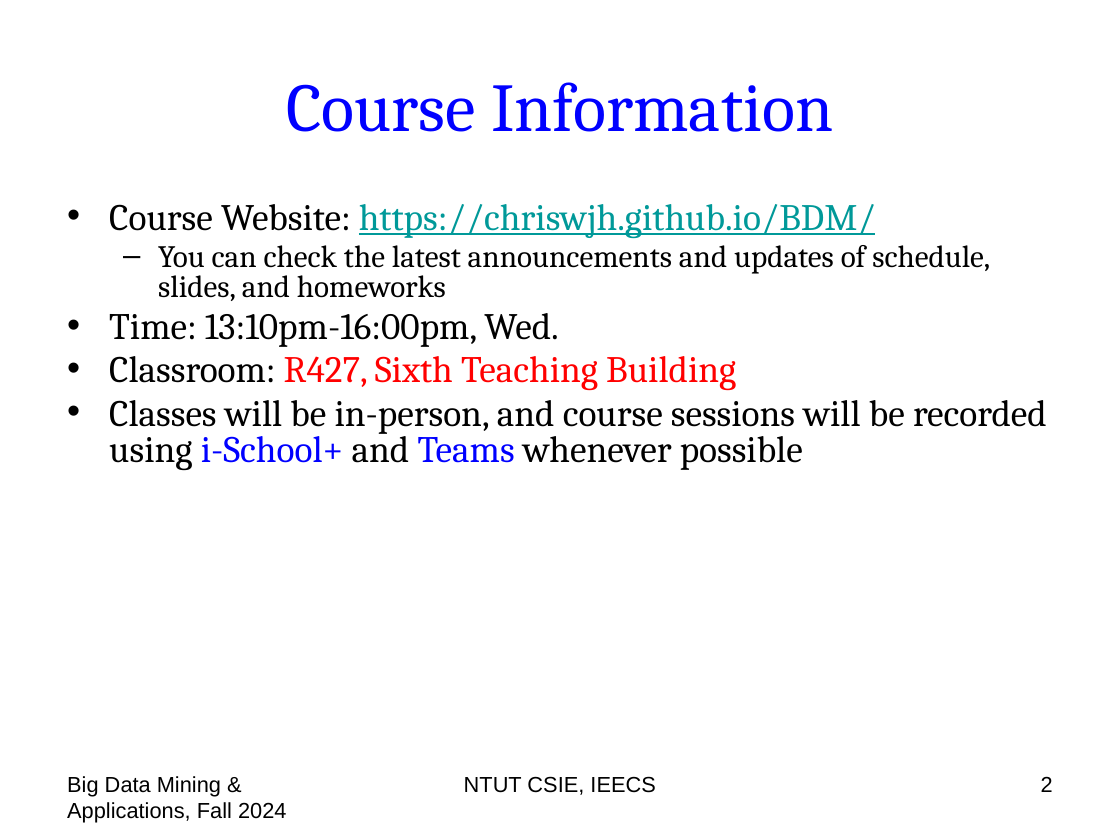
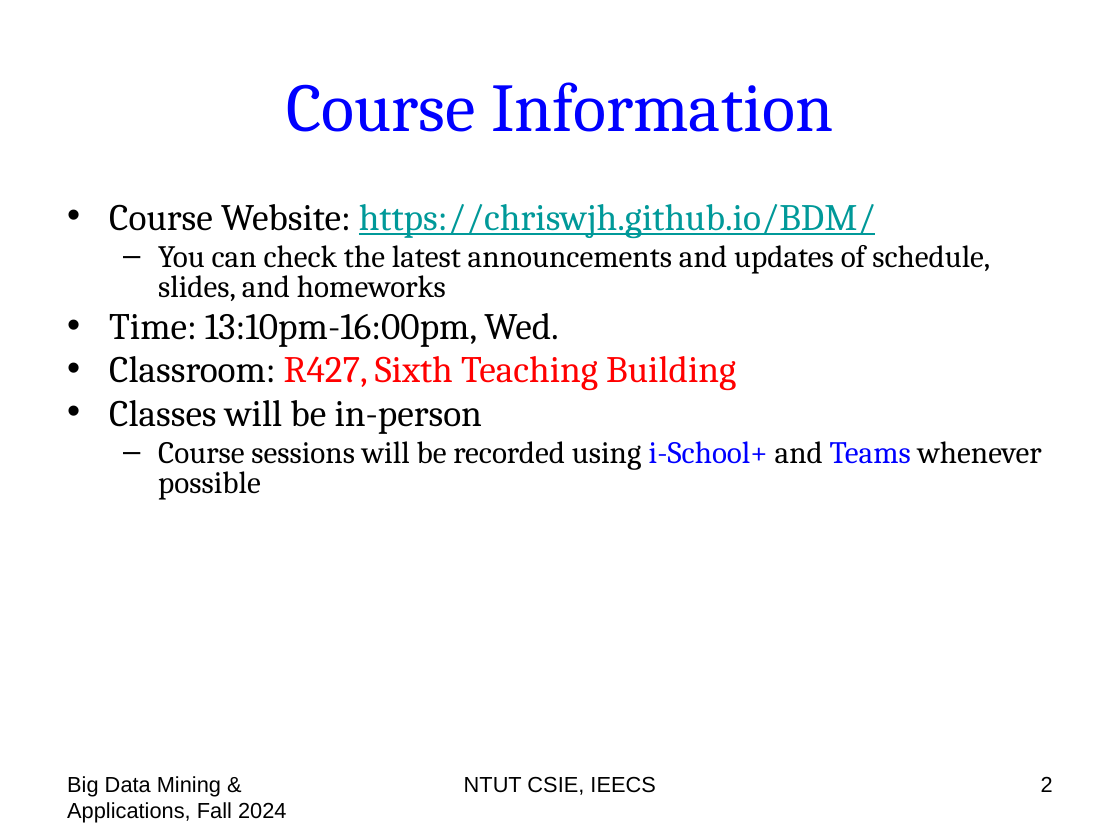
Before and after one commit to chriswjh/chriswjh.github.io, a slide deck: slide 2 of BDM/00-overview.pptx. Drawn at 1120x840 pixels with LibreOffice and Linux fonts; fonts in the diff are those of the drawing. Boxes give left, top, right and bottom in pixels: in the first picture for what was removed or moved away, otherwise in the second. Text is boxed around its words. In the diff, an @@ line names an element or a change of style, - is before the commit and + after.

```diff
--- a/BDM/00-overview.pptx
+++ b/BDM/00-overview.pptx
@@ text at bbox=[109, 400, 1042, 500]: text changed; size 24 to 20 pt @@
-• Classes will be in-person, and course sessions will be recorded using i-School+ and Teams whenever possible
+• Classes will be in-person
+  – Course sessions will be recorded using i-School+ and Teams whenever possible
```
Also in this commit, not shown: 12 other slides changed, 1 other file.
